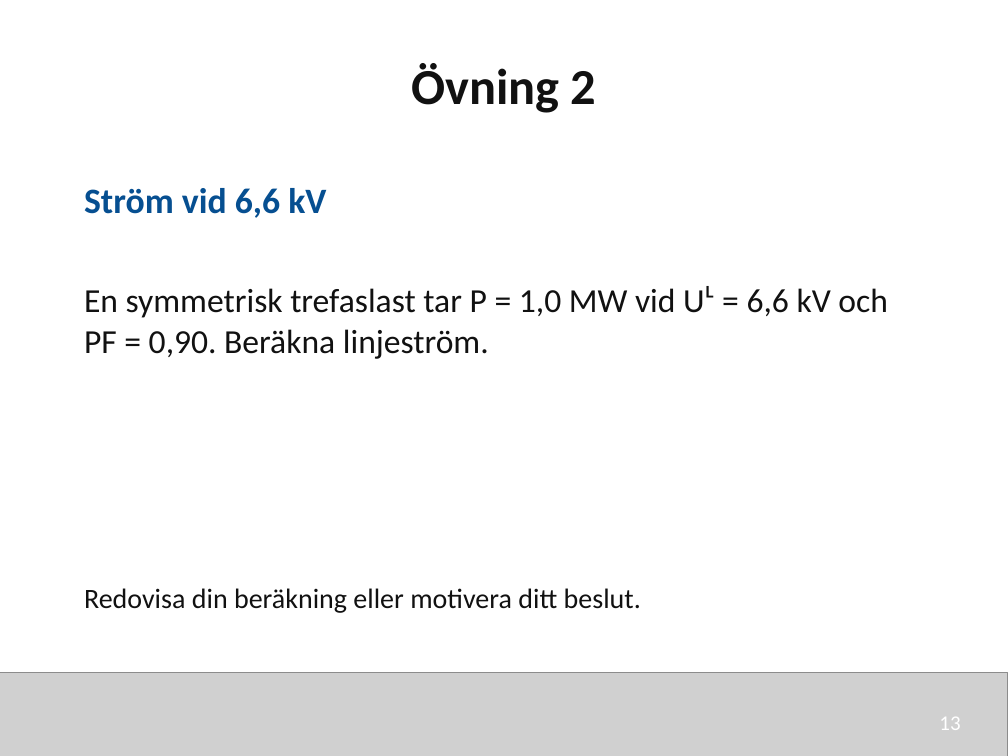
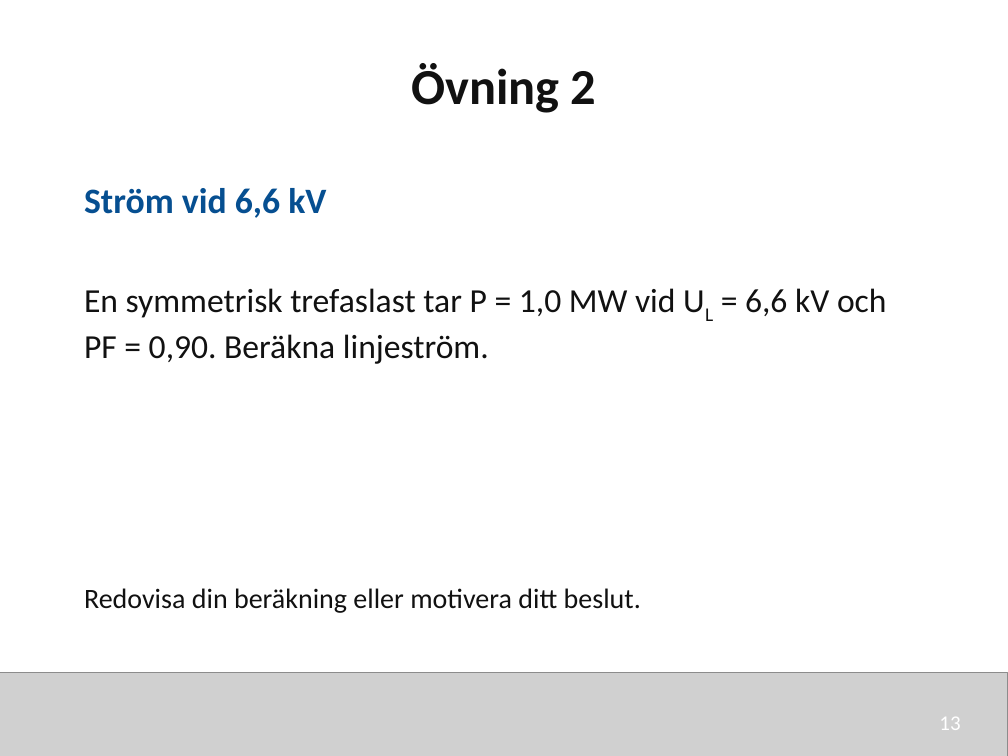
Before and after one commit to nj22az/nj22az.github.io, a slide deck: slide 13 of sjoskolan/vecka-44/aktuell/v44_02_Hogspanningssystem_elev.pptx. Drawn at 1008x756 pixels with LibreOffice and Linux fonts; fonts in the diff are those of the drawing; grey boxes stand for pictures. Boxes give left, top, right and bottom in pixels: in the first picture for what was removed or moved away, otherwise in the second. Text is boxed around its words. In the diff, an @@ line names an element or a change of style, - is before the commit and + after.

```diff
--- a/sjoskolan/vecka-44/aktuell/v44_02_Hogspanningssystem_elev.pptx
+++ b/sjoskolan/vecka-44/aktuell/v44_02_Hogspanningssystem_elev.pptx
@@ text at [84, 288, 887, 364]: text changed @@
-En symmetrisk trefaslast tar P = 1,0 MW vid Uᴸ = 6,6 kV och PF = 0,90. Beräkna linjeström.
+En symmetrisk trefaslast tar P = 1,0 MW vid UL = 6,6 kV och PF = 0,90. Beräkna linjeström.
```
Also in this commit, not shown: 11 other slides changed, 11 other files.
